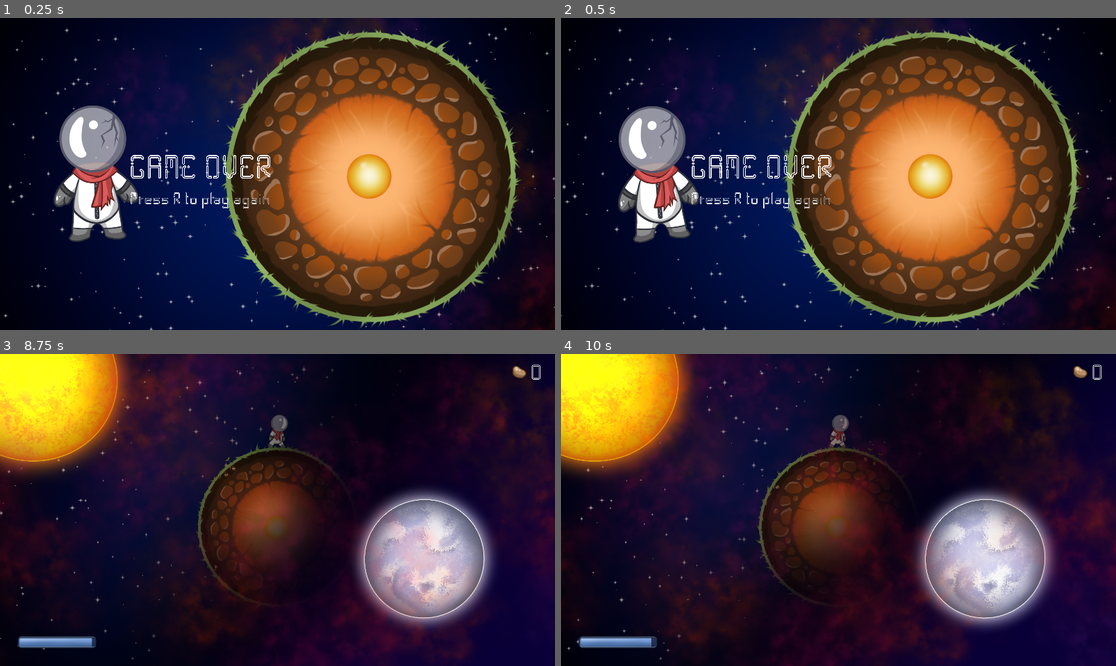
Above: before the commit, frames 1-4 (two rows, left to right).
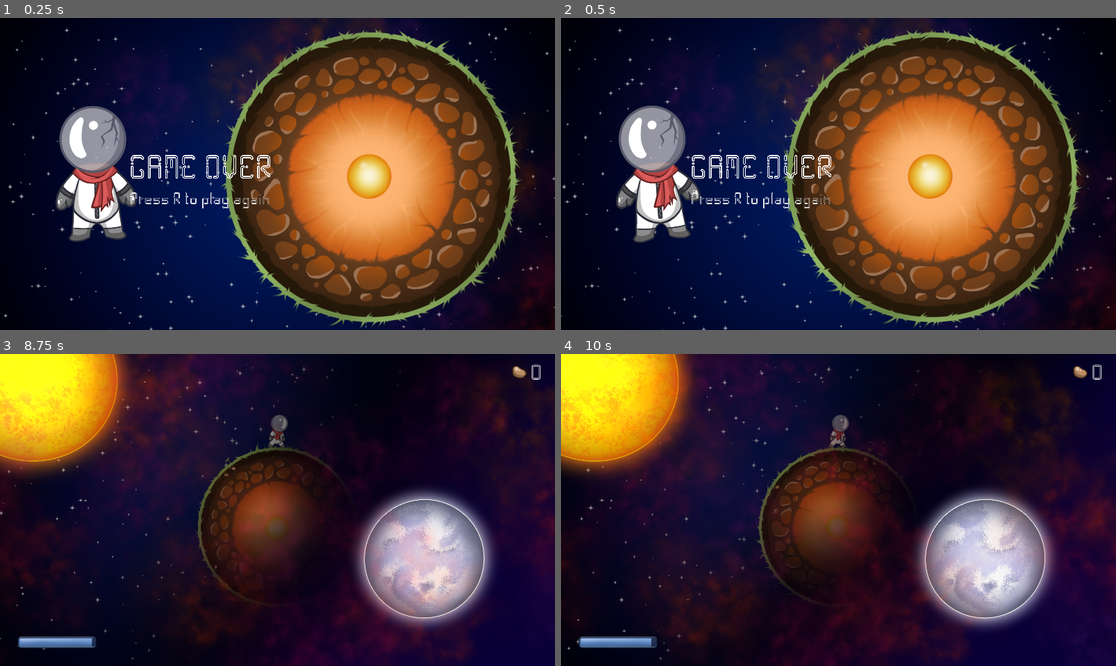
Above: after the commit, the same moments.

Repository: marekk3301/gamejam2023
Game: Godot game, scene res://scenes/gameOver.tscn
Same seed, same stepped clock (60 frames per second), same inputs: the game is played once before the commit and once after it. This scene is started directly instead of the project's main scene.
Inputs:
- Up to frame 1 (0.25 s): no input
- Up to frame 2 (0.5 s): no input
- Up to frame 3 (8.75 s): tap R (reset) at 0.5 s; hold Right (ui_right) 0.53-1.25 s; hold E (cut_plant) 0.53-1.25 s; click "Start Game" at 1.25 s; hold Left (ui_left) 2.03-2.78 s; tap Q (plant_seed) every 1.5 s from 2.1 to 8.1 s; hold E (cut_plant) 2.78-3.53 s; hold Right (ui_right) 2.78-4.28 s; hold E (cut_plant) 4.28-5.03 s; hold Left (ui_left) 4.28-6.53 s; hold E (cut_plant) 5.78-6.53 s; hold Right (ui_right) from 6.53 s (still down); hold E (cut_plant) 7.28-8.03 s
- Up to frame 4 (10 s): release Right (ui_right) at 8.78 s; hold E (cut_plant) 8.78-9.53 s; hold Left (ui_left) from 8.78 s (still down); tap Q (plant_seed) at 9.6 s

The runs differ from the first frame. In frame 1, 0.7% of the frame differs, in the area x 9-25%, y 28-66%; in frame 2, 0.7%, in the area x 9-26%, y 28-66%; in frame 3, less than 0.1%; in frame 4, less than 0.1%.

Commit message:
Asset polish

Diff:
--- a/scenes/gameOver.tscn
+++ b/scenes/gameOver.tscn
@@ -114,7 +114,6 @@
 scale = Vector2( 0.6, 0.6 )
 frames = SubResource( 6 )
 animation = "Idle"
-frame = 3
 speed_scale = 0.5
 playing = true
 script = ExtResource( 8 )
--- a/scenes/plant.tscn
+++ b/scenes/plant.tscn
@@ -9,6 +9,9 @@
 [ext_resource path="res://assets/1x/plant_stage6a.png" type="Texture" id=7]
 [ext_resource path="res://assets/1x/plant_stage7.png" type="Texture" id=8]
 [ext_resource path="res://assets/1x/plant_stage5.png" type="Texture" id=9]
+[ext_resource path="res://assets/1x/plant_stage3a.png" type="Texture" id=10]
+[ext_resource path="res://assets/1x/plant_stage4a.png" type="Texture" id=11]
+[ext_resource path="res://assets/1x/plant_stage5a.png" type="Texture" id=12]
 
 [sub_resource type="SpriteFrames" id=5]
 animations = [ {
@@ -22,20 +25,20 @@
 "name": "stage1",
 "speed": 5.0
 }, {
-"frames": [ ExtResource( 5 ) ],
+"frames": [ ExtResource( 5 ), ExtResource( 10 ) ],
 "loop": true,
 "name": "stage2",
-"speed": 5.0
+"speed": 3.0
 }, {
-"frames": [ ExtResource( 1 ) ],
+"frames": [ ExtResource( 1 ), ExtResource( 11 ) ],
 "loop": true,
 "name": "stage3",
-"speed": 5.0
+"speed": 4.0
 }, {
-"frames": [ ExtResource( 9 ), ExtResource( 9 ) ],
+"frames": [ ExtResource( 9 ), ExtResource( 12 ) ],
 "loop": true,
 "name": "stage4",
-"speed": 5.0
+"speed": 4.0
 }, {
 "frames": [ ExtResource( 6 ), ExtResource( 7 ) ],
 "loop": true,
Not shown: 1 places in scenes/plant.tscn that only renumber resources
